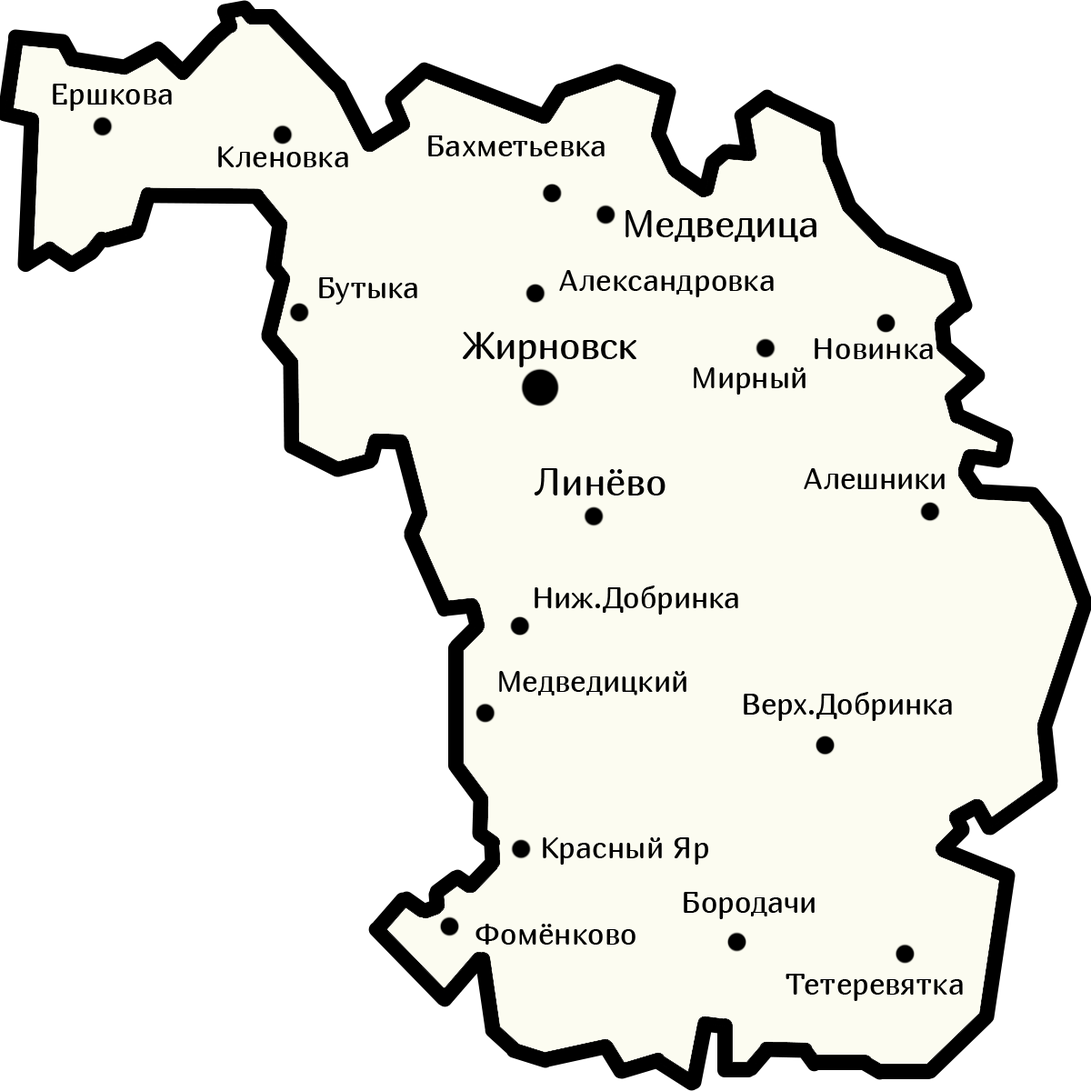
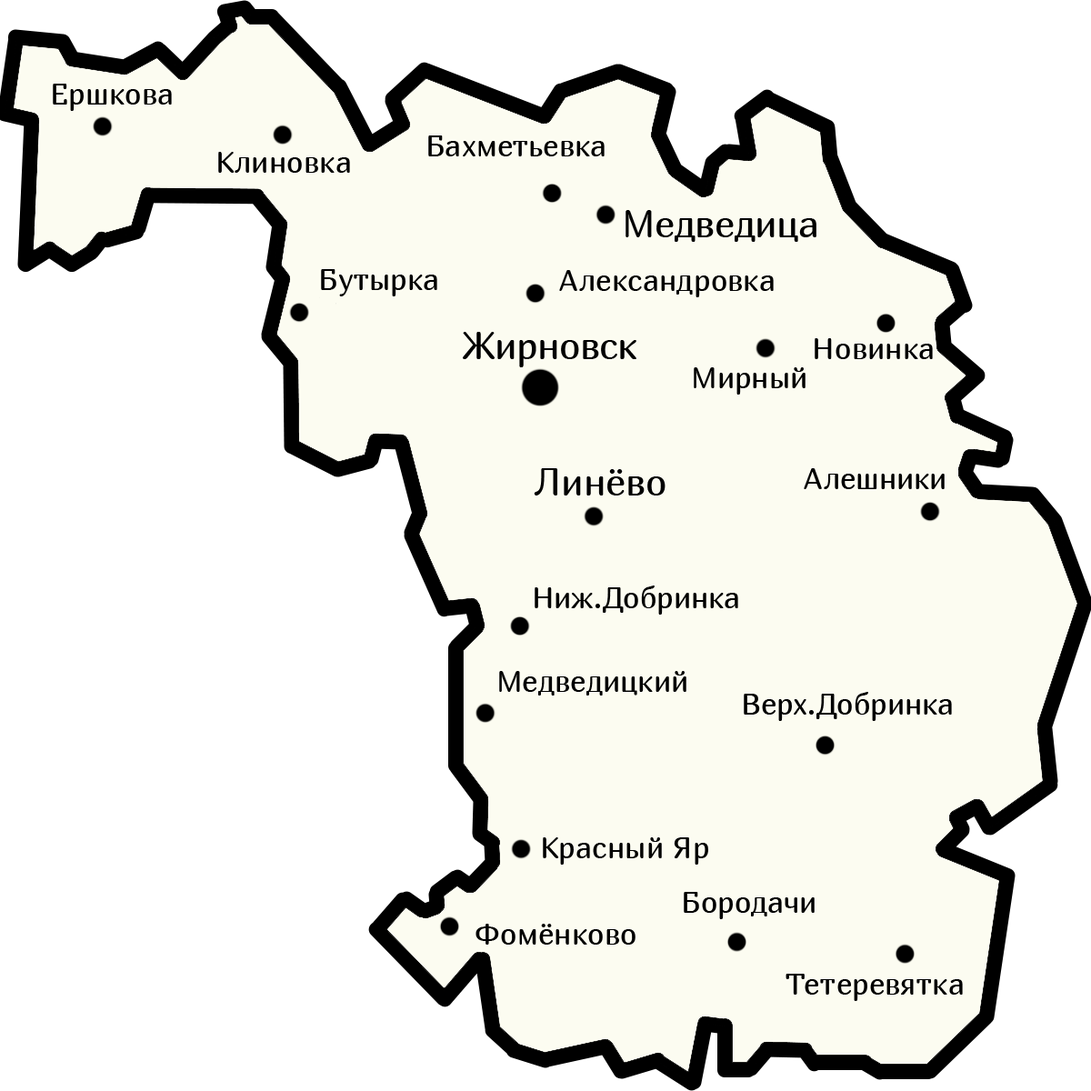
Comparing the layer stacks of the two (1091, 1091) images. Changes:
painted on "Слой 4" over [218, 146, 438, 305]
